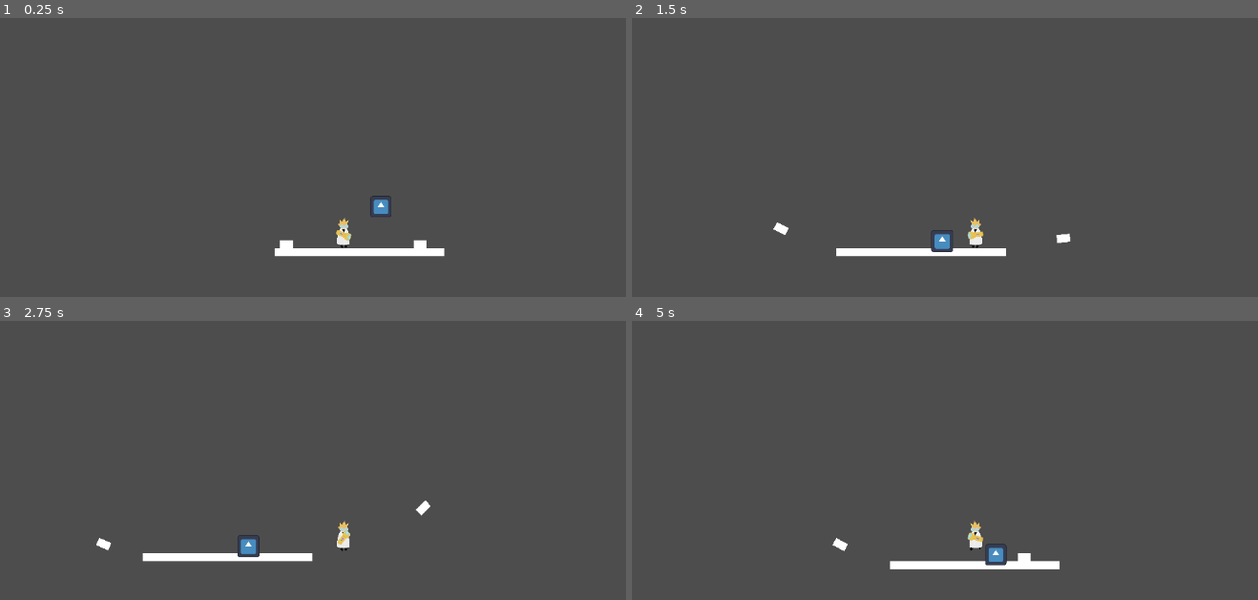
Above: before the commit, frames 1-4 (two rows, left to right).
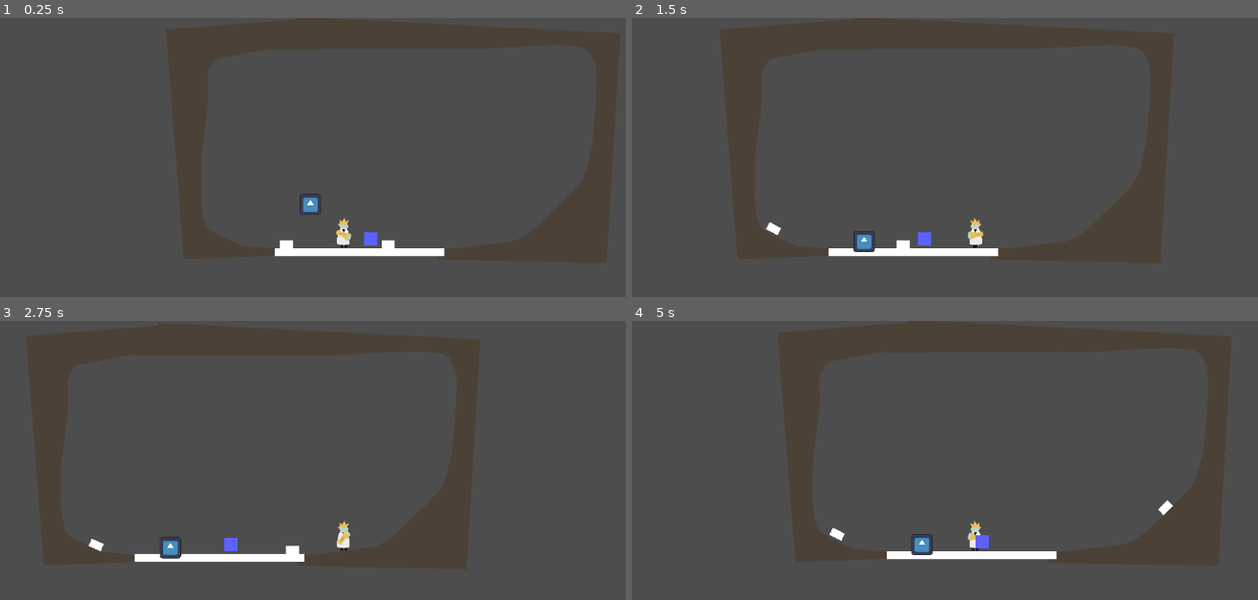
Above: after the commit, the same moments.

Repository: rafesholler/GMTK-2024
Game: Godot game, scene res://levels/test.tscn
Two runs of this game, one before a commit and one after it. Both use one fixed random seed, a clock stepped at 60 frames per second and the inputs below. This scene is started directly instead of the project's main scene. The engine's default icon, where the game draws it, is replaced by a stand-in: a white triangle on a blue panel in a dark square.
Inputs (mouse positions are in pixels of both pictures, inside the frame that each line leads up to):
- Up to frame 1 (0.25 s): no input
- Up to frame 2 (1.5 s): tap Enter (ui_accept) at 0.5 s; move the mouse to (1145, 210) at 0.52 s; hold D (Right) 0.53-1.28 s; hold E (Enlarge) 0.53-1.28 s; click (1145, 210) at 0.67 s; tap Space (Jump) at 0.77 s; move the mouse to (819, 255) at 1.27 s; hold S from 1.28 s (still down); tap Q (Shrink) at 1.35 s
- Up to frame 3 (2.75 s): tap Space (Jump) at 1.52 s; move the mouse to (419, 440) at 2.02 s; release S at 2.03 s; hold D (Right) from 2.03 s (still down); hold F from 2.03 s (still down)
- Up to frame 4 (5 s): move the mouse to (outside the picture) at 2.77 s; release D (Right) at 2.78 s; release F at 2.78 s; hold W 2.78-3.53 s; tap E (Enlarge) at 2.85 s; click (outside the picture) at 2.92 s; tap Space (Jump) at 3.02, 3.77, 4.52 s; move the mouse to (outside the picture) at 3.52 s; hold Q (Shrink) 3.53-4.28 s; hold A (Left) from 3.53 s (still down); move the mouse to (744, 471) at 4.27 s; tap F at 4.35 s

The runs differ from the first frame. In frame 1, 0.6% of the frame differs, in the area x 47-69%, y 63-83%; in frame 2, 0.8%; in frame 3, 1.0%; in frame 4, 2.1%, in the area x 31-87%, y 64-90%.

Commit message:
ant switch and curved path visual update

Diff:
--- /dev/null
+++ b/Scenes and Scripts/Objects/ant_switch.gd
@@ -0,0 +1,22 @@
+extends Area2D
+
+@export var one_shot := true
+var activated = false
+
+signal triggered
+
+# Called when the node enters the scene tree for the first time.
+func _ready() -> void:
+	pass # Replace with function body.
+
+
+# Called every frame. 'delta' is the elapsed time since the previous frame.
+func _process(delta: float) -> void:
+	pass
+
+
+func _on_body_entered(body: Node2D) -> void:
+	if body is Ant:
+		if not activated or not one_shot:
+			triggered.emit()
+			activated = true
--- /dev/null
+++ b/Scenes and Scripts/Objects/ant_switch.tscn
@@ -0,0 +1,23 @@
+[gd_scene load_steps=3 format=3 uid="uid://ikgbb6e3pskb"]
+
+[ext_resource type="Script" path="res://Scenes and Scripts/Objects/ant_switch.gd" id="1_rdbbg"]
+
+[sub_resource type="RectangleShape2D" id="RectangleShape2D_hk858"]
+size = Vector2(40, 40)
+
+[node name="AntSwitch" type="Area2D"]
+collision_layer = 32
+collision_mask = 4
+script = ExtResource("1_rdbbg")
+
+[node name="CollisionShape2D" type="CollisionShape2D" parent="."]
+shape = SubResource("RectangleShape2D_hk858")
+
+[node name="ColorRect" type="ColorRect" parent="."]
+offset_left = -20.0
+offset_top = -20.0
+offset_right = 20.0
+offset_bottom = 20.0
+color = Color(0.364706, 0.384314, 1, 1)
+
+[connection signal="body_entered" from="." to="." method="_on_body_entered"]
--- a/characters/tiny/ant.gd
+++ b/characters/tiny/ant.gd
@@ -1,8 +1,9 @@
 extends CharacterBody2D
+class_name Ant
 
 @export var speed : float
 @export var acceleration : float
-@export var direction = 1 #-1 is left, 1 is right
+@export_enum("Left:-1", "Right:1") var direction : int
 
 func _ready() -> void:
 	$RayCast2D.position.x *= direction
--- a/characters/tiny/ant.tscn
+++ b/characters/tiny/ant.tscn
@@ -8,7 +8,7 @@
 [node name="Ant" type="CharacterBody2D"]
 scale = Vector2(0.997695, 1)
 collision_layer = 4
-collision_mask = 5
+collision_mask = 37
 script = ExtResource("1_uat43")
 speed = 200.0
 acceleration = 10.0
--- a/levels/curved_path.gd
+++ b/levels/curved_path.gd
@@ -1,9 +1,11 @@
 extends StaticBody2D
 
+var ground_text = load("res://Assets/World/Ground/Untitled_Artwork-1 17.png")
 
 # Called when the node enters the scene tree for the first time.
 func _ready() -> void:
 	$CollisionPolygon2D.polygon = $Path2D.curve.tessellate()
+	$Polygon2D.polygon = $Path2D.curve.tessellate()
 
 
 # Called every frame. 'delta' is the elapsed time since the previous frame.
--- a/levels/curved_path.tscn
+++ b/levels/curved_path.tscn
@@ -1,10 +1,14 @@
-[gd_scene load_steps=2 format=3 uid="uid://b41lkefta34sk"]
+[gd_scene load_steps=3 format=3 uid="uid://b41lkefta34sk"]
 
 [ext_resource type="Script" path="res://levels/curved_path.gd" id="1_y1t2v"]
+[ext_resource type="Texture2D" uid="uid://bjb3ennruyulu" path="res://Assets/World/Ground/Untitled_Artwork-1 17.png" id="2_w8nd0"]
 
 [node name="CurvedPath" type="StaticBody2D"]
 script = ExtResource("1_y1t2v")
 
 [node name="CollisionPolygon2D" type="CollisionPolygon2D" parent="."]
 
+[node name="Polygon2D" type="Polygon2D" parent="."]
+texture = ExtResource("2_w8nd0")
+
 [node name="Path2D" type="Path2D" parent="."]
--- a/levels/test.tscn
+++ b/levels/test.tscn
@@ -1,9 +1,10 @@
-[gd_scene load_steps=8 format=3 uid="uid://dwh26jfdhlrjj"]
+[gd_scene load_steps=9 format=3 uid="uid://dwh26jfdhlrjj"]
 
 [ext_resource type="PackedScene" uid="uid://b41lkefta34sk" path="res://levels/curved_path.tscn" id="1_svei7"]
 [ext_resource type="PackedScene" uid="uid://ba400k2p67nde" path="res://characters/player.tscn" id="1_yi8i6"]
 [ext_resource type="PackedScene" uid="uid://dayf8vm13dcei" path="res://characters/tiny/ant.tscn" id="2_nymu2"]
 [ext_resource type="PackedScene" uid="uid://bturint3egu10" path="res://Testing/scaleable_object.tscn" id="4_khk0t"]
+[ext_resource type="PackedScene" uid="uid://ikgbb6e3pskb" path="res://Scenes and Scripts/Objects/ant_switch.tscn" id="5_mgcb2"]
 
 [sub_resource type="Curve2D" id="Curve2D_2q6re"]
 _data = {
@@ -24,13 +25,13 @@
 
 [node name="CurvedPath2" parent="." instance=ExtResource("1_svei7")]
 
-[node name="Path2D" parent="CurvedPath2" index="1"]
+[node name="Path2D" parent="CurvedPath2" index="2"]
 curve = SubResource("Curve2D_2q6re")
 
 [node name="CurvedPath" parent="." instance=ExtResource("1_svei7")]
 position = Vector2(503, -1)
 
-[node name="Path2D" parent="CurvedPath" index="1"]
+[node name="Path2D" parent="CurvedPath" index="2"]
 position = Vector2(3, 3)
 scale = Vector2(1, 1.00212)
 curve = SubResource("Curve2D_pw5cu")
@@ -52,7 +53,8 @@
 direction = -1
 
 [node name="Ant2" parent="." instance=ExtResource("2_nymu2")]
-position = Vector2(378, -23)
+position = Vector2(382, -28)
+direction = -1
 
 [node name="CharacterBody2D" parent="." instance=ExtResource("1_yi8i6")]
 position = Vector2(197, -78)
@@ -62,8 +64,11 @@
 zoom = Vector2(0.5, 0.5)
 
 [node name="Object" parent="." instance=ExtResource("4_khk0t")]
-position = Vector2(310, -164)
+position = Vector2(97, -170)
 revert = true
+
+[node name="AntSwitch" parent="." instance=ExtResource("5_mgcb2")]
+position = Vector2(279, -38)
 
 [editable path="CurvedPath2"]
 [editable path="CurvedPath"]
--- a/project.godot
+++ b/project.godot
@@ -66,6 +66,7 @@
 2d_physics/layer_3="Enemy"
 2d_physics/layer_4="ScaleRay"
 2d_physics/layer_5="ScaleObj"
+2d_physics/layer_6="EnemyInteractable"
 
 [physics]
 
